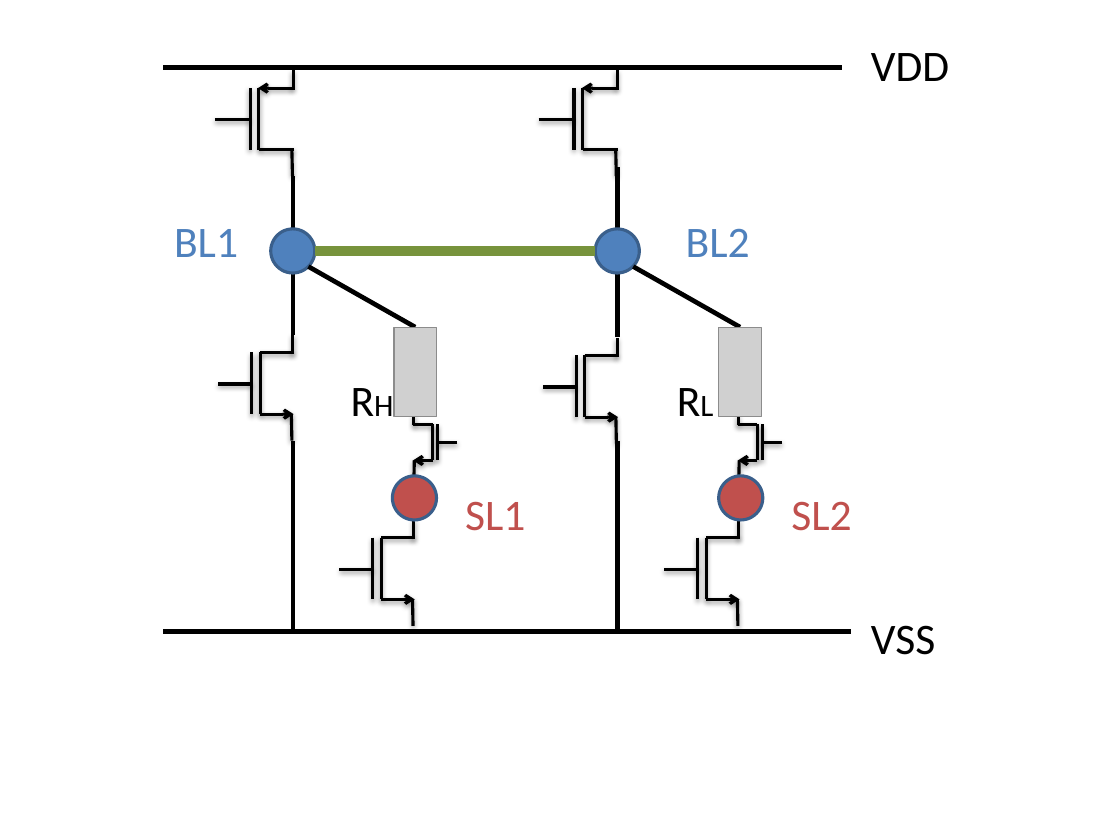
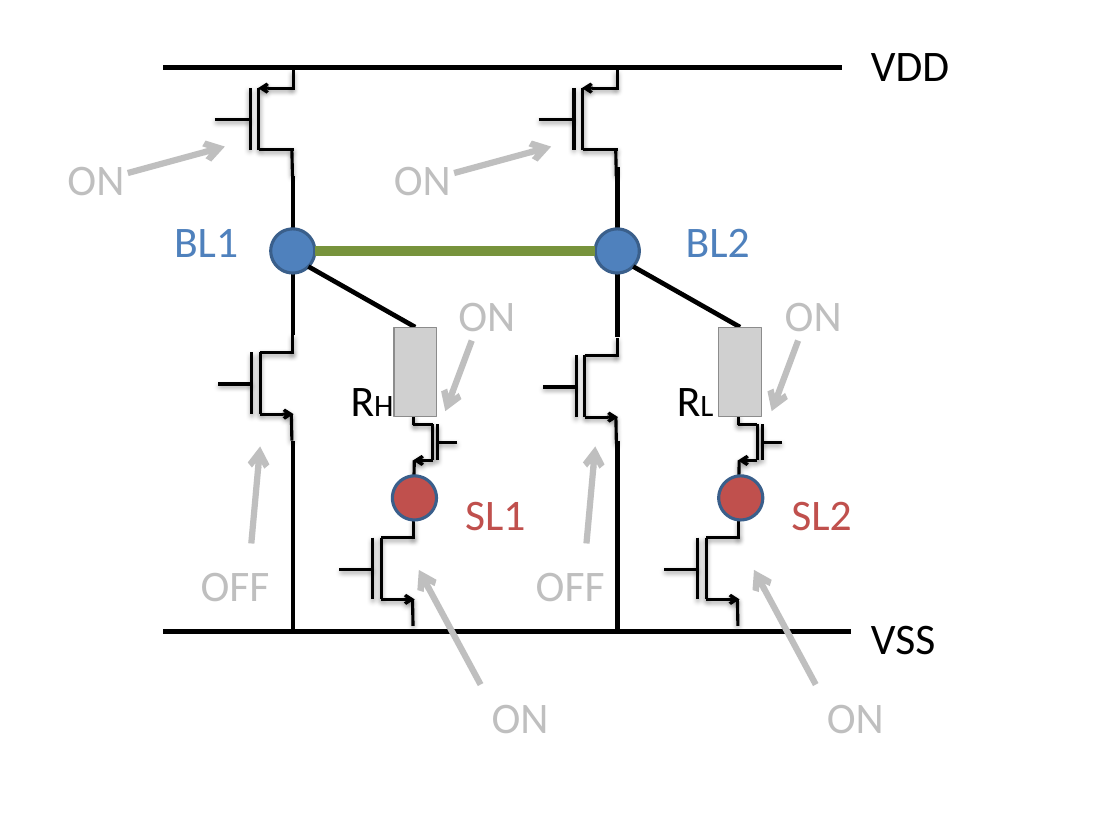
Before and after one commit to alexander-standaert/Thesis-Design-of-RRam, a slide deck: slide 4 of Thesis/fig/figure presentation.pptx (slide 3 before the commit). Drawn at 1120x840 pixels with LibreOffice and Linux fonts; fonts in the diff are those of the drawing; grey boxes stand for pictures. Boxes give left, top, right and bottom in pixels: in the first picture for what was removed or moved away, otherwise in the second. Text is boxed around its words. In the diff, an @@ line names an element or a change of style, - is before the commit and + after.

```diff
--- a/Thesis/fig/figure presentation.pptx
+++ b/Thesis/fig/figure presentation.pptx
@@ group added at <box>67,147,884,733</box>: 8 arrows, 8 texts @@
+ON
+ON
+OFF
+OFF
+ON
+ON
+ON
+ON
```
Also in this commit, not shown: 5 slides added, 21 other files.
